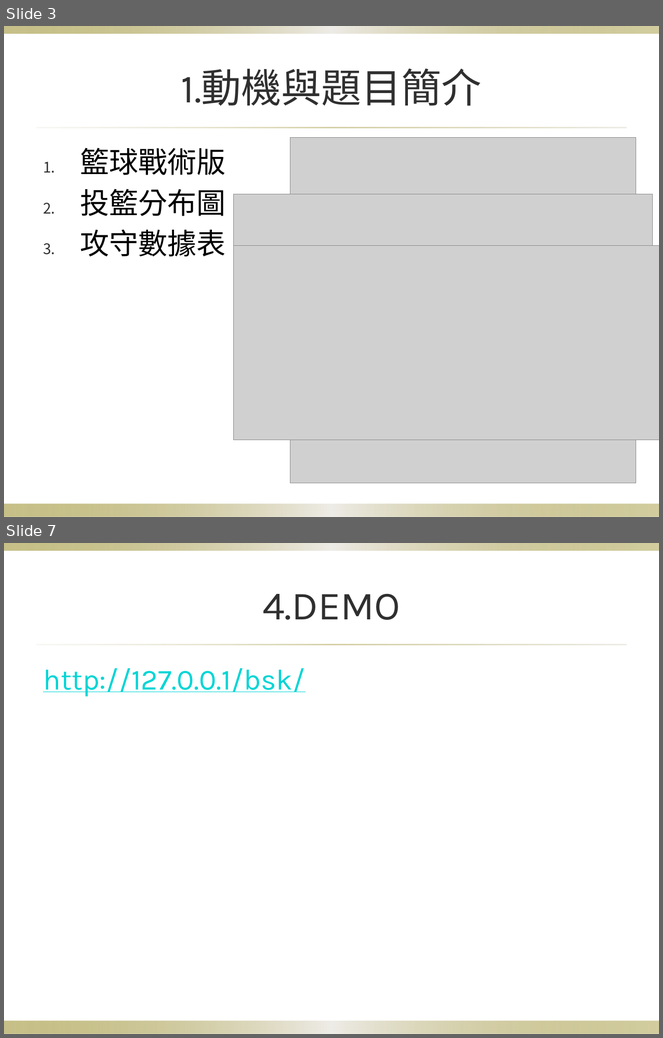
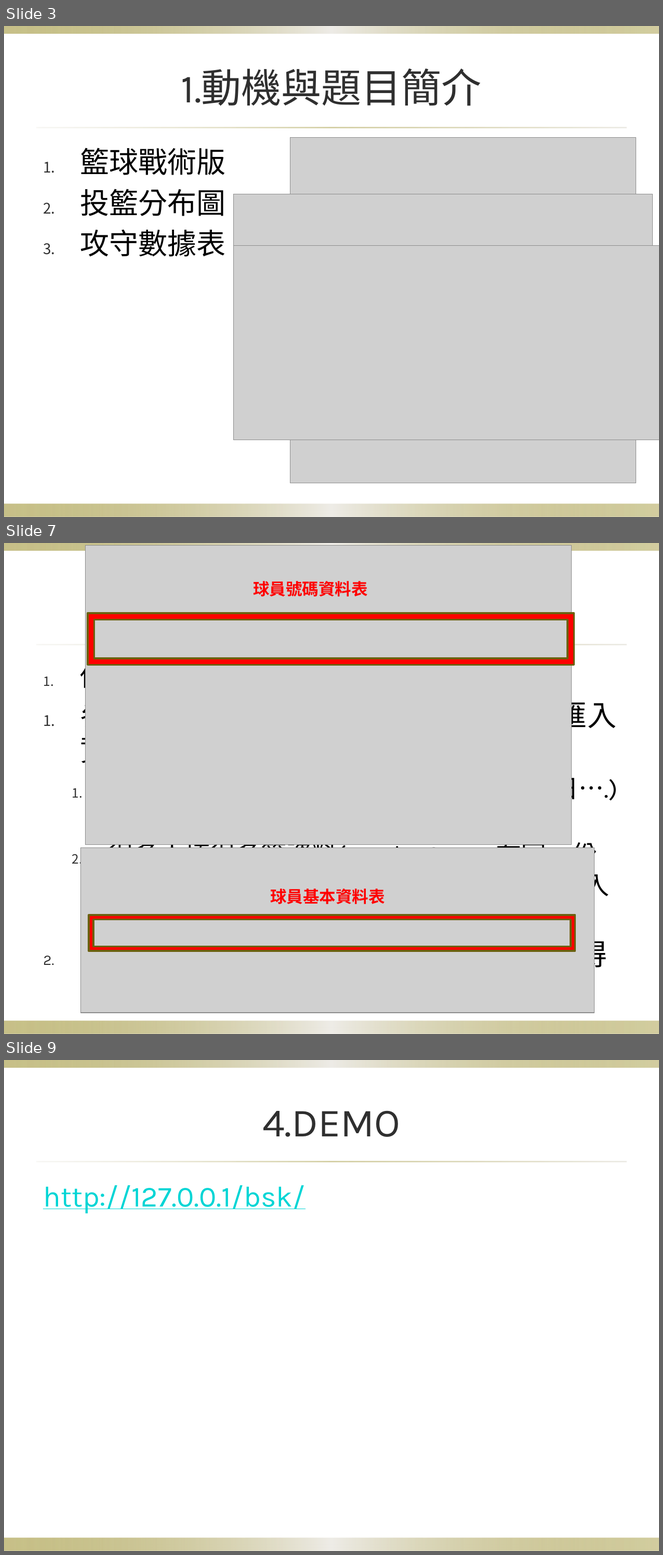
Before and after one commit to mvpscottjon/bsk, a slide deck: 小專_7.pptx. Shown one above the other, each under a label of ours: slides 3 and 7 before the commit, slides 3, 7 and 9 after it; the slides between them are not shown. The pictures are 663x1038 and 663x1555 pixels, drawn with LibreOffice and Linux fonts; fonts in the diff are those of the drawing; grey boxes stand for pictures; background and template pictures are left out. Boxes give left, top, right and bottom in pixels: in the first picture for what was removed or moved away, otherwise in the second. Text is boxed around its words. In the diff, an @@ line names an element or a change of style, - is before the commit and + after.

```diff
--- a/小專_7.pptx
+++ b/小專_7.pptx
@@ slide 7 added at (x1=4, y1=543, x2=659, y2=1034), background picture (left out); not listed: 3 template elements that a slide beside it also shows @@
@@ picture added at (x1=85, y1=546, x2=571, y2=845) @@
@@ text added at (x1=253, y1=581, x2=367, y2=597), 18 pt, text #FF0000, bold @@
+球員號碼資料表
@@ title added at (x1=276, y1=584, x2=387, y2=620), 44 pt, text #2F2F2F @@
+3.困難
@@ frame added at (x1=88, y1=613, x2=574, y2=665), fill #FF0000, outline #6B6210 2 pt @@
@@ text added at (x1=80, y1=661, x2=618, y2=1007), 28 pt, text #000000 @@
+  1. 傳遞參數不換頁(jQuery AJAX)
+1. 參數為陣列(ex:name[ ])，如何拆解並匯入資料庫
+  1. 一人填很多筆資料(Brad姓名、住址、生日….)一次匯入資料庫---EASY
+  2. 很多人填很多筆資料(Brad、Seven在同一份表單上填姓名、住址…)一次性submit並匯入資料庫----HARD
+2. SVG(類似CANVAS)如何透過點擊螢幕取得x、y並繪製
@@ picture added at (x1=80, y1=848, x2=594, y2=1014) @@
@@ text added at (x1=270, y1=889, x2=385, y2=904), 18 pt, text #FF0000, bold @@
+球員基本資料表
@@ frame added at (x1=89, y1=915, x2=575, y2=951), fill #FF0000, outline #6B6210 2 pt @@
@@ what was slide 7 is now slide 9 @@
```
Also in this commit, not shown: 4 slides changed, 3 other slides added, 1 slide removed, 7 other files.
